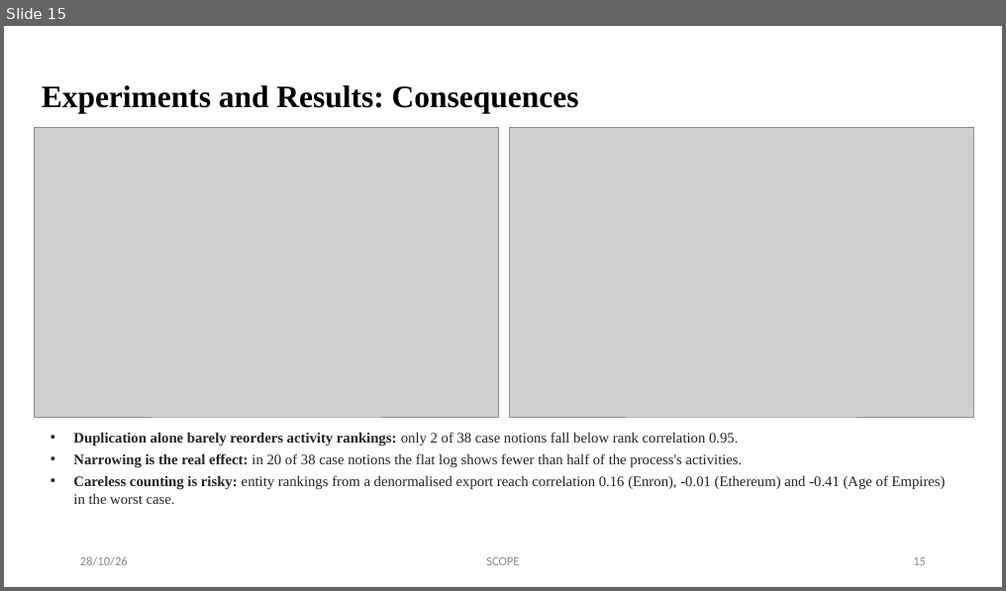
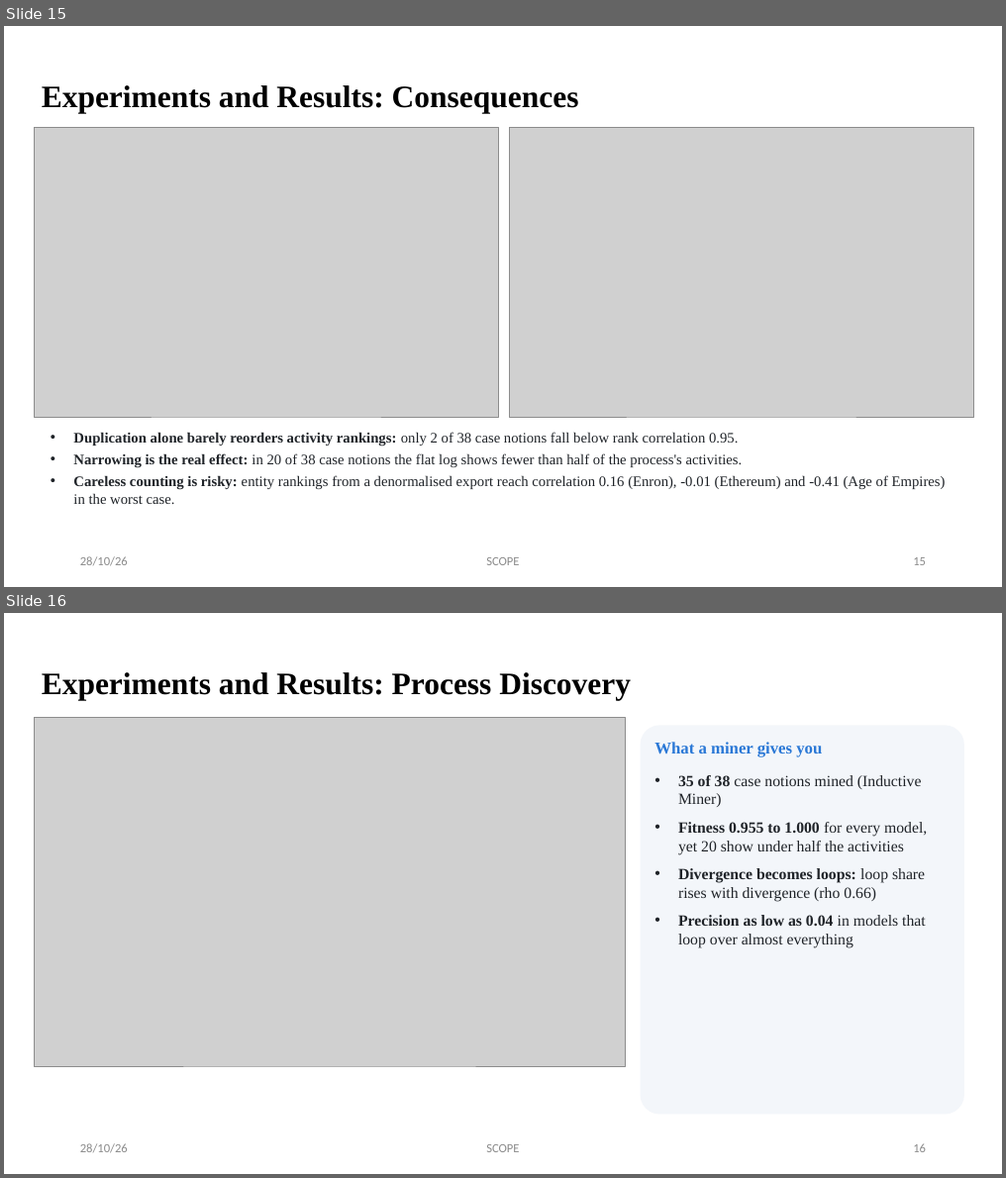
Before and after one commit to ssaakaash/ocel-research, a slide deck: docs/review-3/Team1_Review3_OCEL.pptx. Shown one above the other, each under a label of ours: slide 15 before the commit, slides 15 and 16 after it. The pictures are 1006x591 and 1006x1178 pixels, drawn with LibreOffice and Linux fonts; fonts in the diff are those of the drawing; grey boxes stand for pictures. Boxes give left, top, right and bottom in pixels: in the first picture for what was removed or moved away, otherwise in the second. Text is boxed around its words. In the diff, an @@ line names an element or a change of style, - is before the commit and + after.

```diff
--- a/docs/review-3/Team1_Review3_OCEL.pptx
+++ b/docs/review-3/Team1_Review3_OCEL.pptx
@@ slide 16 added at [4,613,1002,1174], background #FFFFFF @@
@@ title added at [42,672,631,700], 30 pt, text #000000, bold @@
+Experiments and Results: Process Discovery
@@ picture added at [34,718,626,1066] @@
@@ rounded rectangle added at [641,725,964,1115], fill #F3F6FA, 15 pt, text #1F2328 @@
+What a miner gives you
+• 35 of 38 case notions mined (Inductive Miner)
+• Fitness 0.955 to 1.000 for every model, yet 20 show under half the activities
+• Divergence becomes loops: loop share rises with divergence (rho 0.66)
+• Precision as low as 0.04 in models that loop over almost everything
@@ text added at [80,1144,128,1154], 12 pt, text #8C8C8C @@
+28/10/26
@@ text added at [486,1145,519,1153], 12 pt, text #8C8C8C @@
+SCOPE
@@ page number added at [913,1144,926,1153], 12 pt, text #8C8C8C @@
+16
```
Also in this commit, not shown: 8 slides changed, 17 other files.
